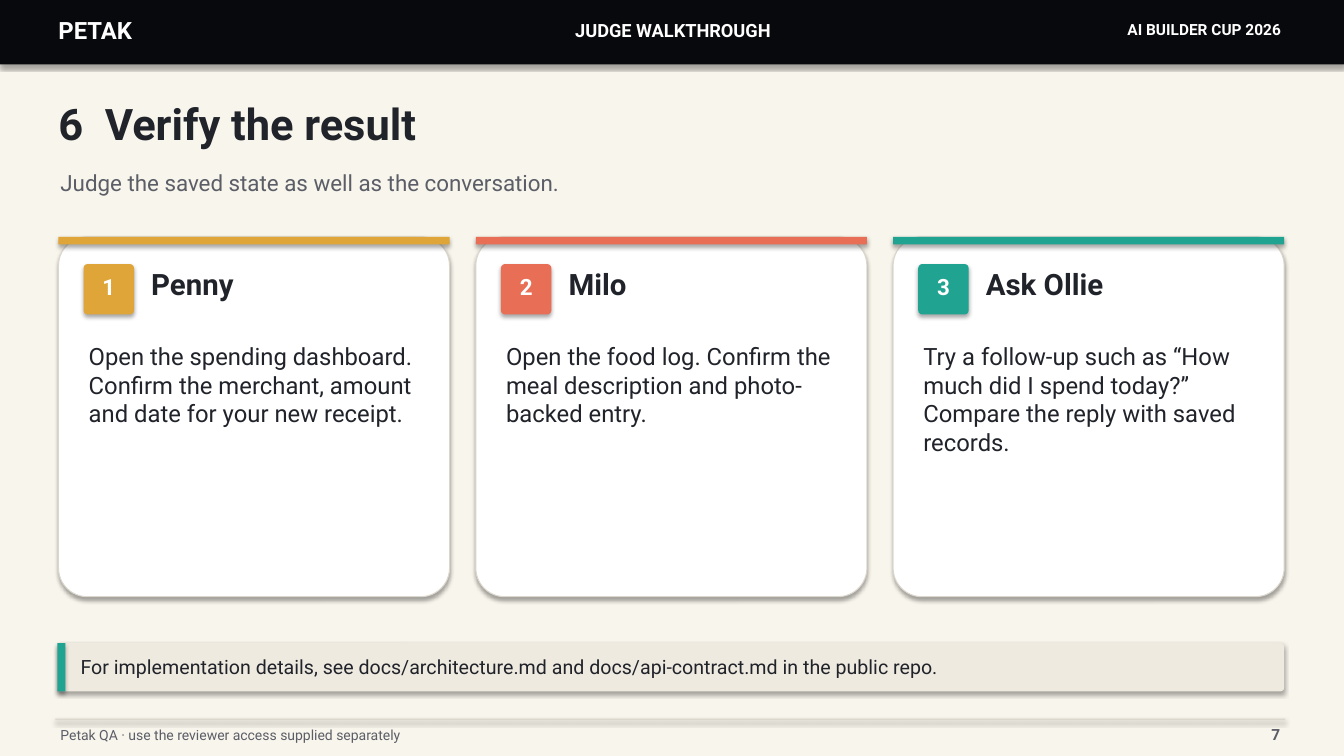
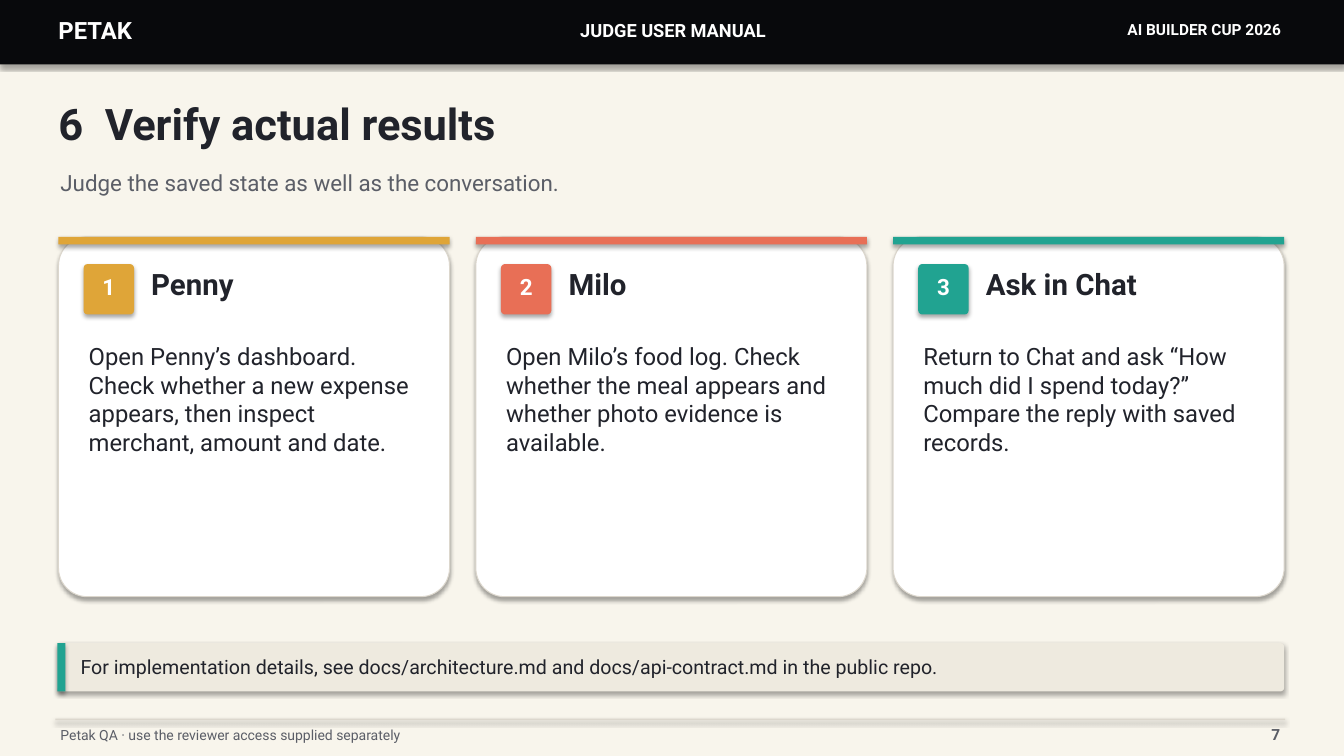
Before and after one commit to FhikarZul/petak-builder-cup-2026, a slide deck: slide 7 of docs/judge-walkthrough.pptx. Drawn at 1344x756 pixels with LibreOffice and Linux fonts; fonts in the diff are those of the drawing. Boxes give left, top, right and bottom in pixels: in the first picture for what was removed or moved away, otherwise in the second. Text is boxed around its words. In the diff, an @@ line names an element or a change of style, - is before the commit and + after.

Commit message:
Audit and focus judge manual slides

```diff
--- a/docs/judge-walkthrough.pptx
+++ b/docs/judge-walkthrough.pptx
@@ text at box(580, 24, 766, 37): text changed @@
-JUDGE WALKTHROUGH
+JUDGE USER MANUAL
@@ text at box(58, 107, 496, 150): text changed @@
-6 Verify the result
+6 Verify actual results
@@ text at box(986, 273, 1136, 296): text changed @@
-Ask Ollie
+Ask in Chat
@@ text at box(89, 347, 409, 454): text changed @@
-Open the spending dashboard. Confirm the merchant, amount and date for your new receipt.
+Open Penny’s dashboard. Check whether a new expense appears, then inspect merchant, amount and date.
@@ text at box(506, 347, 826, 452): text changed @@
-Open the food log. Confirm the meal description and photo-backed entry.
+Open Milo’s food log. Check whether the meal appears and whether photo evidence is available.
@@ text at box(923, 347, 1236, 452): text changed @@
-Try a follow-up such as “How much did I spend today?” Compare the reply with saved records.
+Return to Chat and ask “How much did I spend today?” Compare the reply with saved records.
```
Also in this commit, not shown: 7 other slides changed, 4 slides removed.
